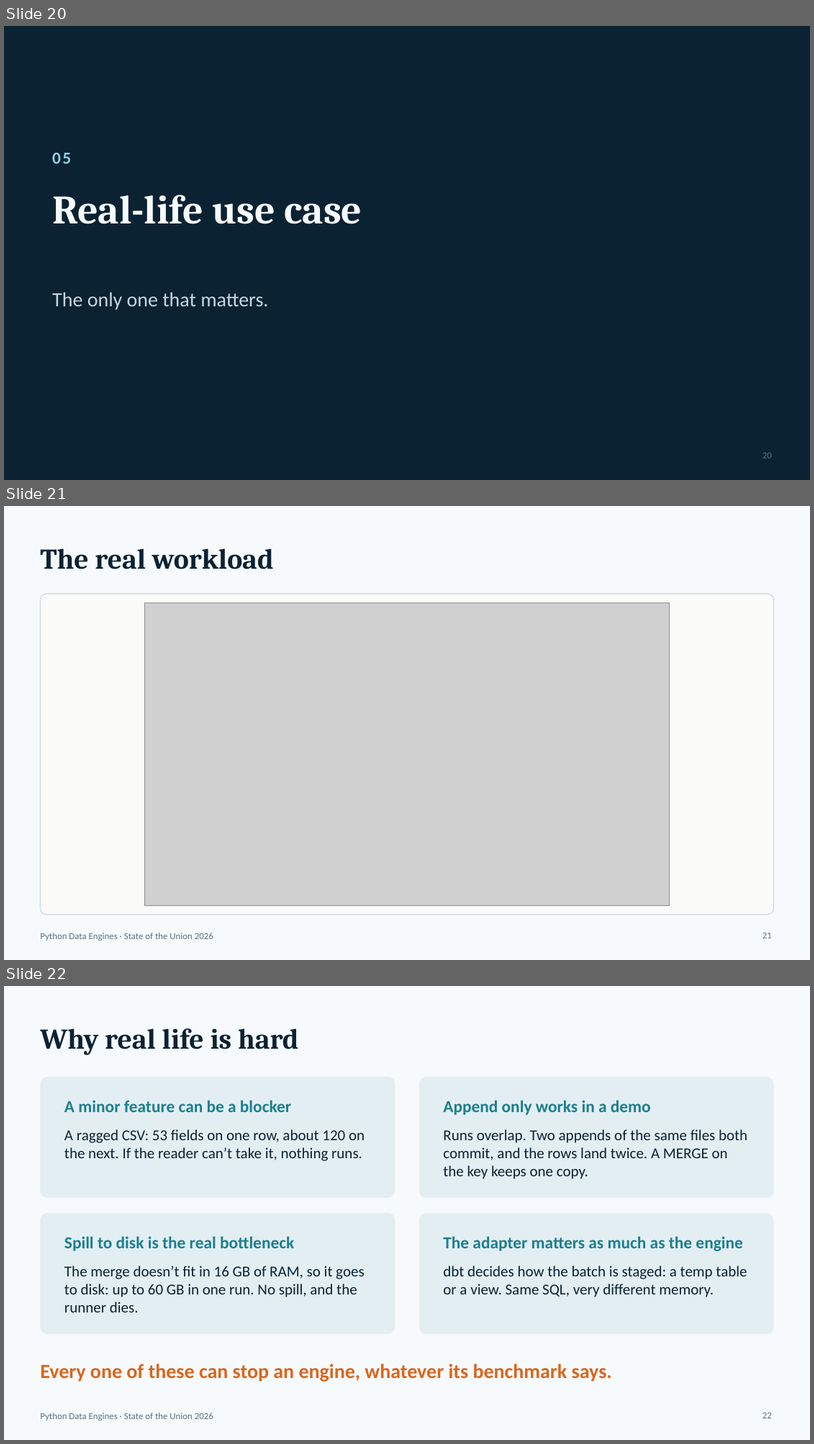
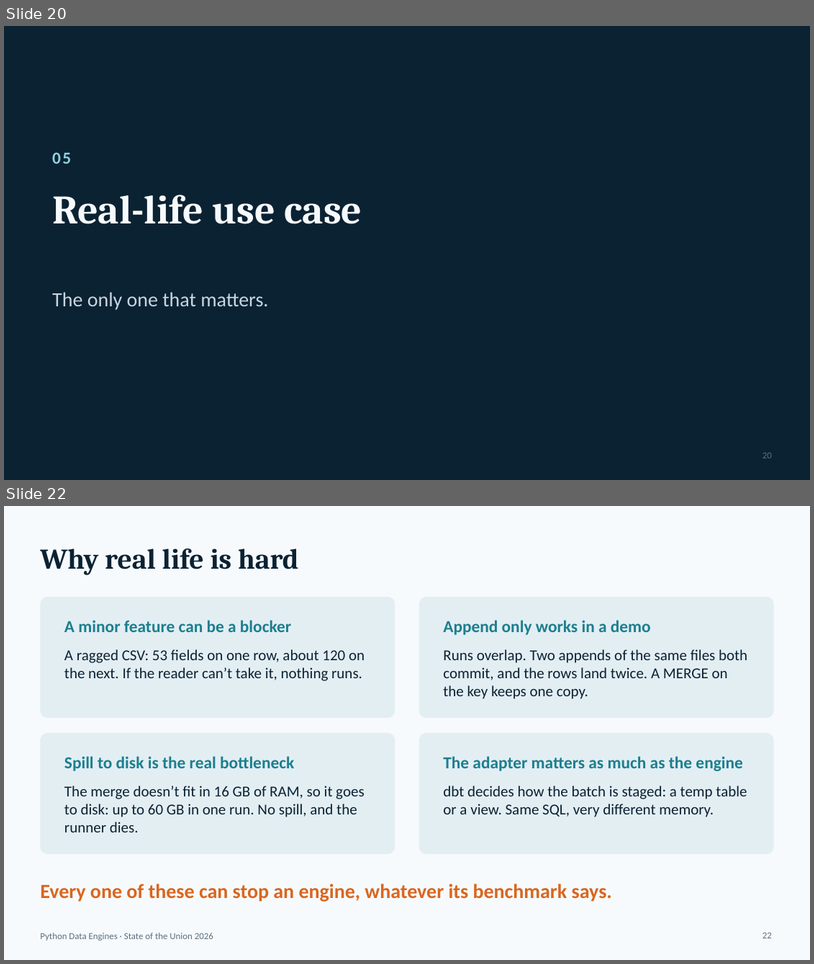
Before and after one commit to djouallah/presentations, a slide deck: python-engine/state-of-the-union-python-engines-2026.pptx. Shown one above the other, each under a label of ours: slides 20, 21 and 22 before the commit, slides 20 and 22 after it; the slides between them are not shown. The pictures are 814x1444 and 814x964 pixels, drawn with LibreOffice and Linux fonts; fonts in the diff are those of the drawing; grey boxes stand for pictures. Boxes give left, top, right and bottom in pixels: in the first picture for what was removed or moved away, otherwise in the second. Text is boxed around its words. In the diff, an @@ line names an element or a change of style, - is before the commit and + after.

```diff
--- a/python-engine/state-of-the-union-python-engines-2026.pptx
+++ b/python-engine/state-of-the-union-python-engines-2026.pptx
@@ slide 21 removed at (x1=4, y1=506, x2=810, y2=960), background #F7FAFC; not listed: 1 template element that a slide beside it also shows @@
@@ title removed at (x1=40, y1=548, x2=274, y2=569) @@
-The real workload
@@ rounded rectangle removed at (x1=40, y1=594, x2=774, y2=914) @@
@@ picture removed at (x1=145, y1=602, x2=670, y2=906) @@
@@ page number removed at (x1=763, y1=932, x2=772, y2=938) @@
-21
```
Also in this commit, not shown: 1 slide added, 2 other files.
